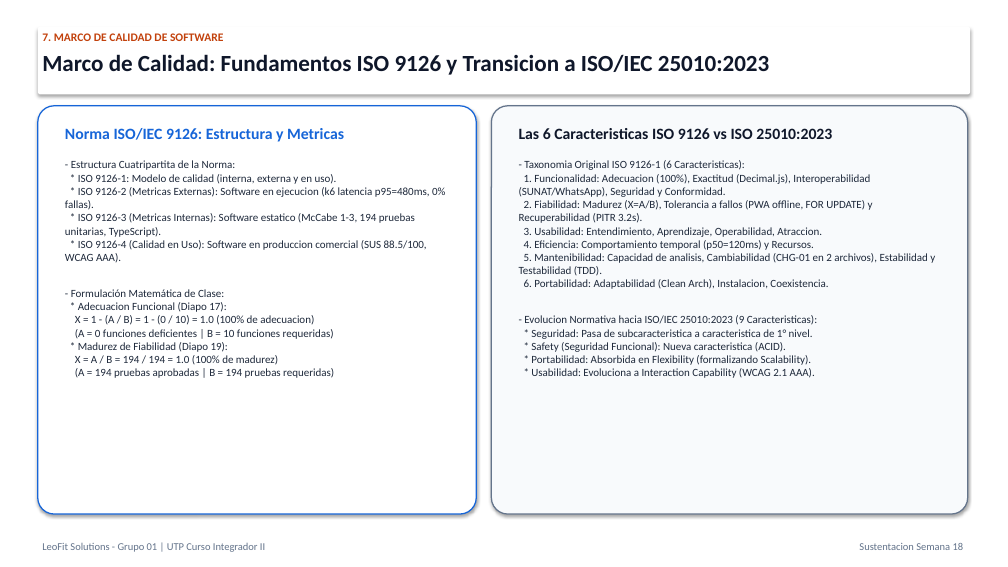
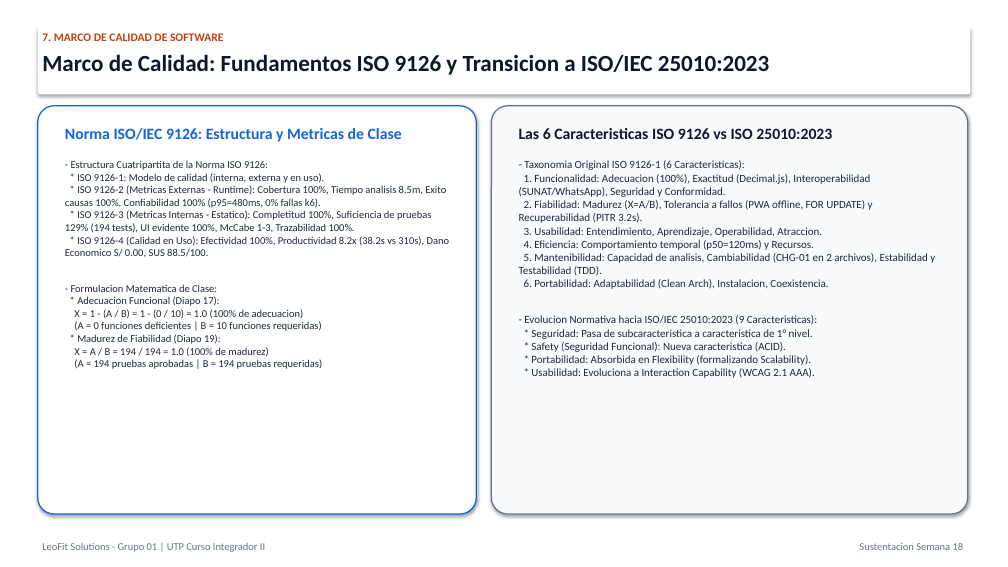
Before and after one commit to Leofit-Solutions-Grupo01/leofit-pedidos-sistema, a slide deck: slide 14 of docs/05_SUSTENTACION_PROYECTO_FINAL_SEMANA_18/03_PRESENTACION_OFICIAL_SUSTENTACION_PROYECTO_FINAL.pptx. Drawn at 1008x567 pixels with LibreOffice and Linux fonts; fonts in the diff are those of the drawing. Boxes give left, top, right and bottom in pixels: in the first picture for what was removed or moved away, otherwise in the second. Text is boxed around its words. In the diff, an @@ line names an element or a change of style, - is before the commit and + after.

Commit message:
feat(quality): amplia metricas externas ISO 9126-2, internas 9126-3 y calidad de uso 9126-4 con formulas y objetivos

```diff
--- a/docs/05_SUSTENTACION_PROYECTO_FINAL_SEMANA_18/03_PRESENTACION_OFICIAL_SUSTENTACION_PROYECTO_FINAL.pptx
+++ b/docs/05_SUSTENTACION_PROYECTO_FINAL_SEMANA_18/03_PRESENTACION_OFICIAL_SUSTENTACION_PROYECTO_FINAL.pptx
@@ text at (x1=65, y1=128, x2=402, y2=142): text changed @@
-Norma ISO/IEC 9126: Estructura y Metricas
+Norma ISO/IEC 9126: Estructura y Metricas de Clase
@@ text at (x1=71, y1=161, x2=268, y2=170): text changed; size 10.5 to 10 pt @@
-- Estructura Cuatripartita de la Norma:
+- Estructura Cuatripartita de la Norma ISO 9126:
@@ text at (x1=74, y1=173, x2=324, y2=369): size 10.5 to 10 pt in "* ISO 9126-1: Modelo de calidad (interna, ...", "* Adecuacion Funcional (Diapo 17):", "X = 1 - (A / B) ...", "(A = 0 funciones deficientes | B ..." and 3 more places @@
@@ text at (x1=65, y1=185, x2=449, y2=292): text changed; size 10.5 to 10 pt @@
-* ISO 9126-2 (Metricas Externas): Software en ejecucion (k6 latencia p95=480ms, 0% fallas).
-* ISO 9126-3 (Metricas Internas): Software estatico (McCabe 1-3, 194 pruebas unitarias, TypeScript).
-* ISO 9126-4 (Calidad en Uso): Software en produccion comercial (SUS 88.5/100, WCAG AAA).
-- Formulación Matemática de Clase:
+* ISO 9126-2 (Metricas Externas - Runtime): Cobertura 100%, Tiempo analisis 8.5m, Exito causas 100%, Confiabilidad 100% (p95=480ms, 0% fallas k6).
+* ISO 9126-3 (Metricas Internas - Estatico): Completitud 100%, Suficiencia de pruebas 129% (194 tests), UI evidente 100%, McCabe 1-3, Trazabilidad 100%.
+* ISO 9126-4 (Calidad en Uso): Efectividad 100%, Productividad 8.2x (38.2s vs 310s), Dano Economico S/ 0.00, SUS 88.5/100.
+- Formulacion Matematica de Clase:
```
Also in this commit, not shown: 1 other slide changed, 6 other files.
